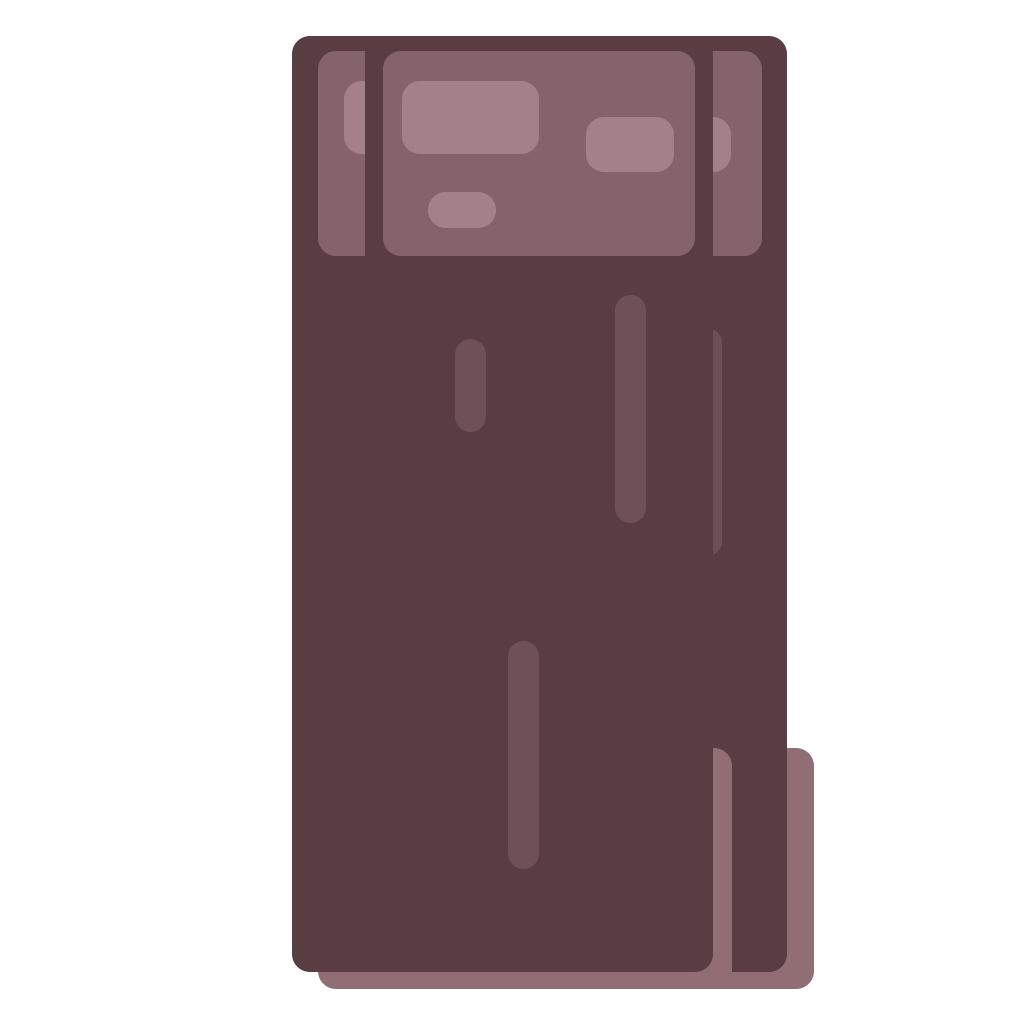
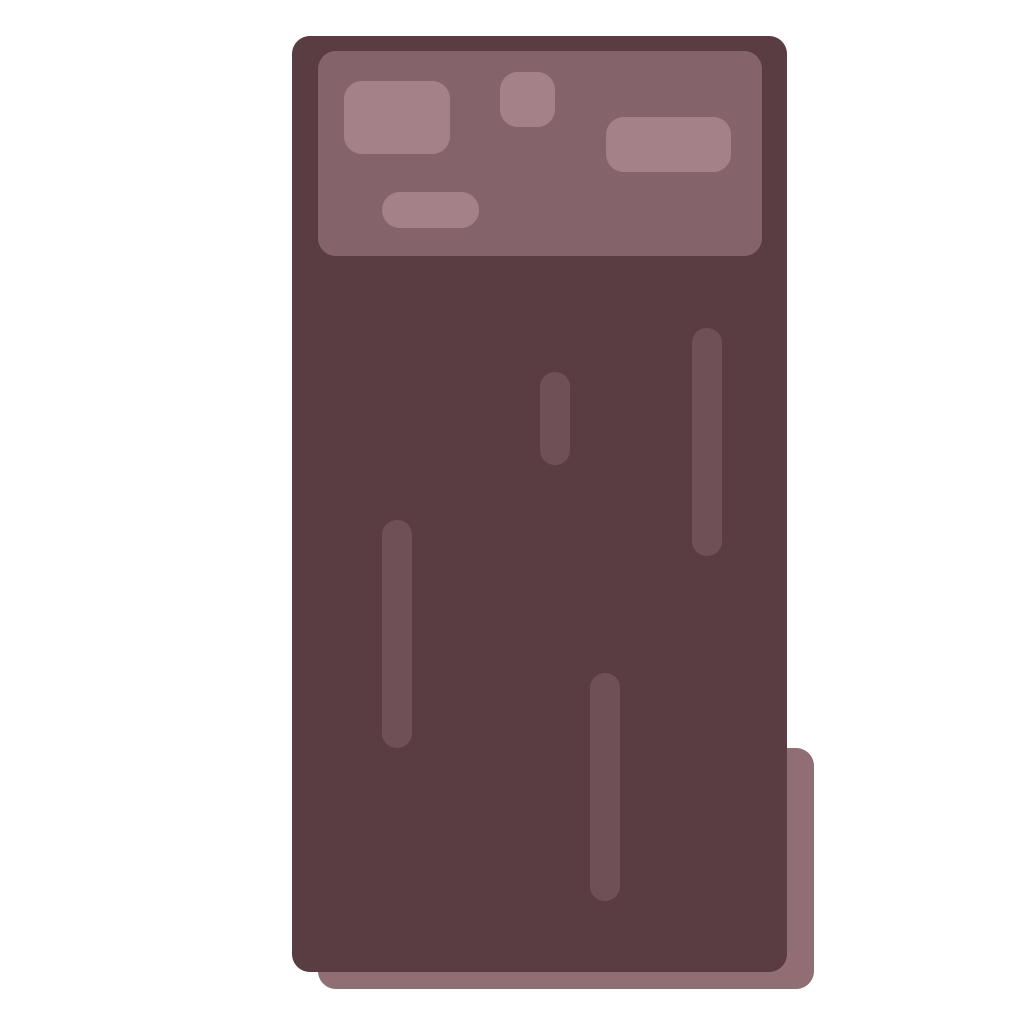
Comparing the layer stacks of the two 1024 x 1024 images. Changes:
hid group "Group 1 copy 7" (9 layers) over 365, 51, 732, 972
painted on "Rounded Rectangle 4 copy 5" over 540, 379, 543, 457
